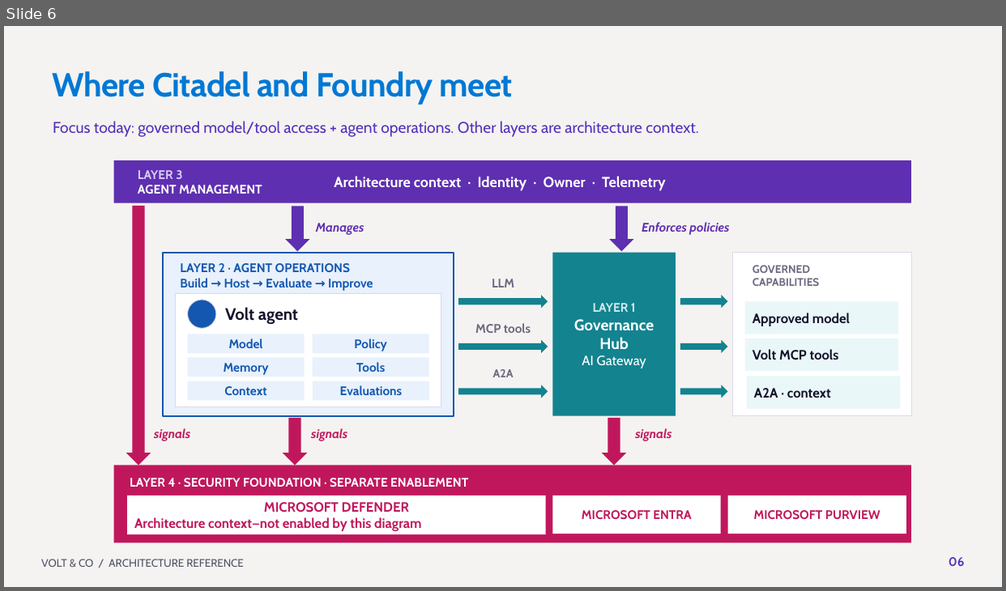
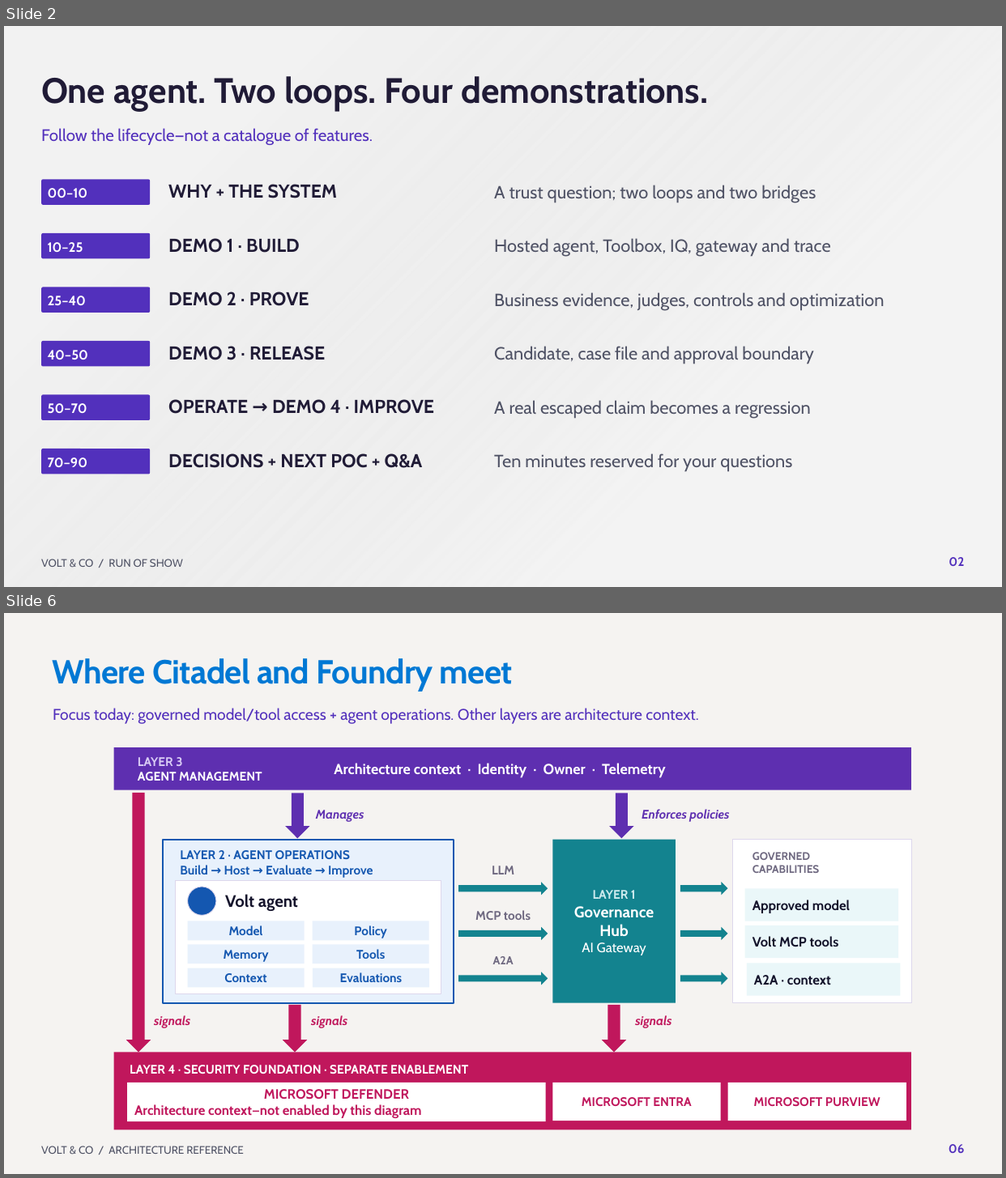
Before and after one commit to SridharArrabelly/foundry-showcase, a slide deck: presentation/Volt & Co - Governed and improving agents.pptx. Shown one above the other, each under a label of ours: slide 6 before the commit, slides 2 and 6 after it; the slides between them are not shown. The pictures are 1006x591 and 1006x1178 pixels, drawn with LibreOffice and Linux fonts; fonts in the diff are those of the drawing; background and template pictures are left out. Boxes give left, top, right and bottom in pixels: in the first picture for what was removed or moved away, otherwise in the second. Text is boxed around its words. In the diff, an @@ line names an element or a change of style, - is before the commit and + after.

```diff
--- a/presentation/Volt & Co - Governed and improving agents.pptx
+++ b/presentation/Volt & Co - Governed and improving agents.pptx
@@ slide 2 added at (4,26,1002,587), background #FFFFFF @@
@@ rectangle added at (4,26,1002,587), fill gradient #F2F2F2 to #D9D9D9 @@
@@ text added at (41,76,708,112), 34 pt, text #201B36, bold @@
+One agent. Two loops. Four demonstrations.
@@ text added at (41,128,373,145), 16 pt, text #5230BC @@
+Follow the lifecycle—not a catalogue of features.
@@ rounded rectangle added at (41,179,150,205), fill #5230BC @@
@@ text added at (48,188,88,198), 13 pt, text #FFFFFF, bold @@
+00–10
@@ text added at (168,184,338,199), 18 pt, text #201B36, bold @@
+WHY + THE SYSTEM
@@ text added at (494,185,816,203), 17 pt, text #4F5265 @@
+A trust question; two loops and two bridges
@@ rounded rectangle added at (41,233,150,258), fill #5230BC @@
@@ text added at (48,242,83,252), 13 pt, text #FFFFFF, bold @@
+10–25
@@ text added at (168,238,300,253), 18 pt, text #201B36, bold @@
+DEMO 1 · BUILD
@@ text added at (494,238,831,257), 17 pt, text #4F5265 @@
+Hosted agent, Toolbox, IQ, gateway and trace
@@ rounded rectangle added at (41,288,150,313), fill #5230BC @@
@@ text added at (168,292,309,306), 18 pt, text #201B36, bold @@
+DEMO 2 · PROVE
@@ text added at (494,292,884,311), 17 pt, text #4F5265 @@
+Business evidence, judges, controls and optimization
@@ text added at (48,296,86,305), 13 pt, text #FFFFFF, bold @@
+25–40
@@ rounded rectangle added at (41,341,150,367), fill #5230BC @@
@@ text added at (48,350,88,360), 13 pt, text #FFFFFF, bold @@
+40–50
@@ text added at (168,346,325,361), 18 pt, text #201B36, bold @@
+DEMO 3 · RELEASE
@@ text added at (494,346,813,365), 17 pt, text #4F5265 @@
+Candidate, case file and approval boundary
@@ rounded rectangle added at (41,395,150,420), fill #5230BC @@
@@ text added at (48,403,87,413), 13 pt, text #FFFFFF, bold @@
+50–70
@@ text added at (168,399,434,414), 18 pt, text #201B36, bold @@
+OPERATE → DEMO 4 · IMPROVE
@@ text added at (494,400,811,419), 17 pt, text #4F5265 @@
+A real escaped claim becomes a regression
@@ rounded rectangle added at (41,449,150,475), fill #5230BC @@
@@ text added at (48,458,88,467), 13 pt, text #FFFFFF, bold @@
+70–90
@@ text added at (168,454,422,468), 18 pt, text #201B36, bold @@
+DECISIONS + NEXT POC + Q&A
@@ text added at (494,454,792,472), 17 pt, text #4F5265 @@
+Ten minutes reserved for your questions
@@ text added at (41,559,183,567), 10.5 pt, text #4F5265 @@
+VOLT & CO / RUN OF SHOW
@@ text added at (948,557,964,566), 12 pt, text #5230BC, bold @@
+02
```
Also in this commit, not shown: 2 slides changed, 20 other slides added, 20 slides removed, 36 other files.
